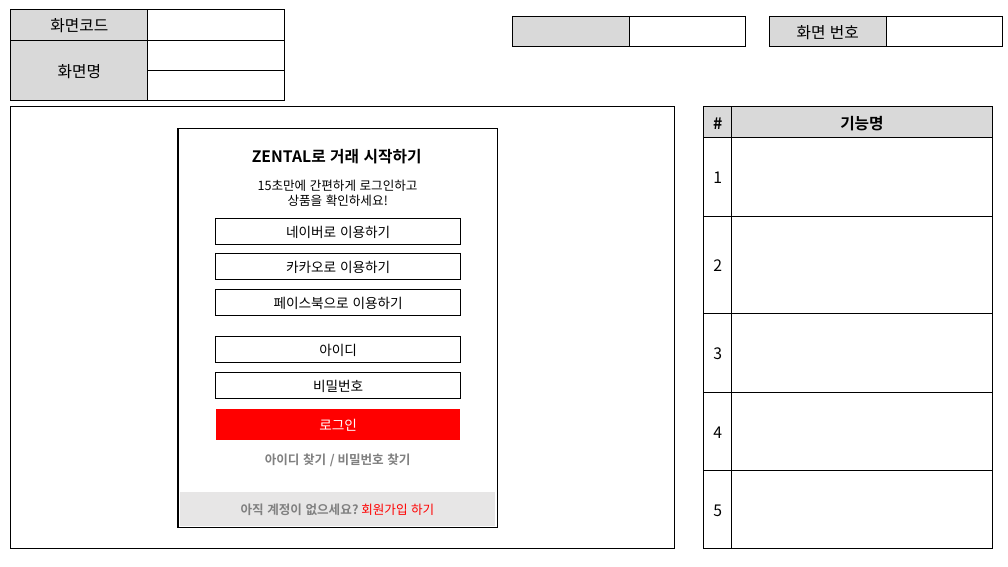
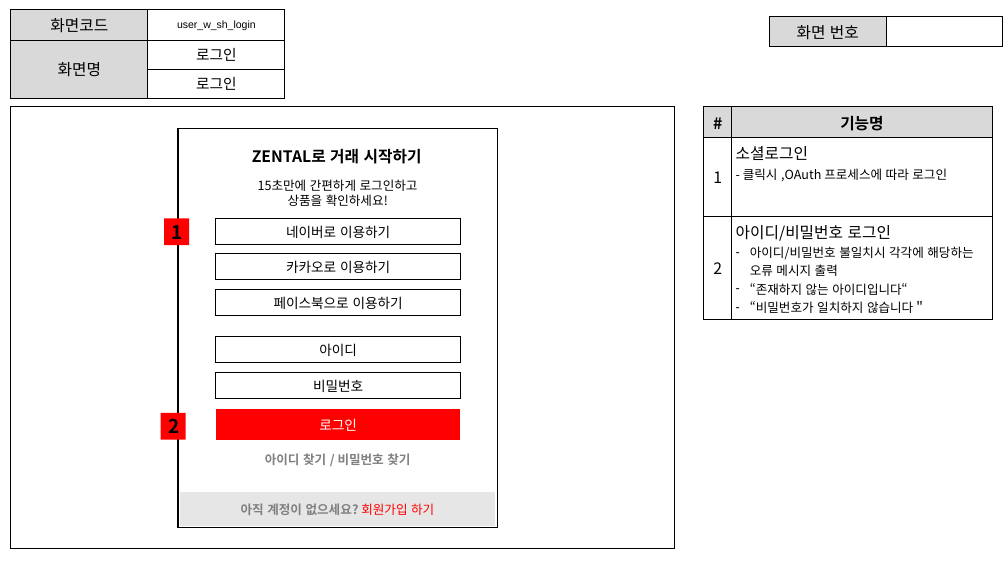
Before and after one commit to ezenteam2/RentalEquip, a slide deck: slide 9 of 0 발표용 파워포인트/project04 - 파워포인트 종합 - 서희.pptx. Drawn at 1008x567 pixels with LibreOffice and Linux fonts; fonts in the diff are those of the drawing. Boxes give left, top, right and bottom in pixels: in the first picture for what was removed or moved away, otherwise in the second. Text is boxed around its words. In the diff, an @@ line names an element or a change of style, - is before the commit and + after.

```diff
--- a/0 발표용 파워포인트/project04 - 파워포인트 종합 - 서희.pptx
+++ b/0 발표용 파워포인트/project04 - 파워포인트 종합 - 서희.pptx
@@ table at (11, 10, 284, 94) @@
-row 1, column 2: 
+row 1, column 2: user_w_sh_login
-row 2, column 2: 
+row 2, column 2: 로그인
-row 3, column 2: 
+row 3, column 2: 로그인
@@ table removed at (513, 17, 746, 43), 1 rows, 2 columns @@
- | 
@@ table at (704, 107, 992, 317) @@
-row 2: 1 | 
-row 3: 2 | 
-row 4: 3 | 
-row 5: 4 | 
-row 6: 5 | 
+row 2: 1 | 소셜로그인 / - 클릭시 ,OAuth 프로세스에 따라 로그인
+row 3: 2 | 아이디/비밀번호 로그인 / 아이디/비밀번호 불일치시 각각에 해당하는 오류 메시지 출력 / “존재하지 않는 아이디입니다“ / “비밀번호가 일치하지 않습니다＂
@@ rectangle added at (164, 219, 189, 245), fill #FF0000, 18 pt, text #000000, bold @@
+1
@@ rectangle added at (160, 413, 185, 439), fill #FF0000, 18 pt, text #000000, bold @@
+2
```
Also in this commit, not shown: 16 other slides changed, 1 slide added, 2 slides removed.
